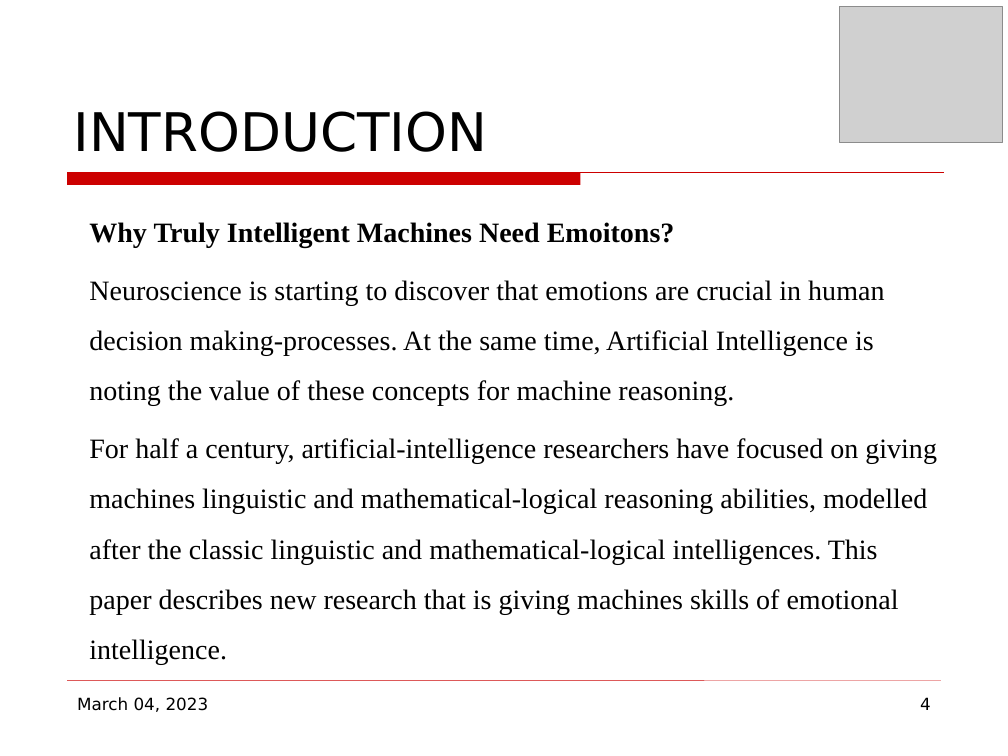
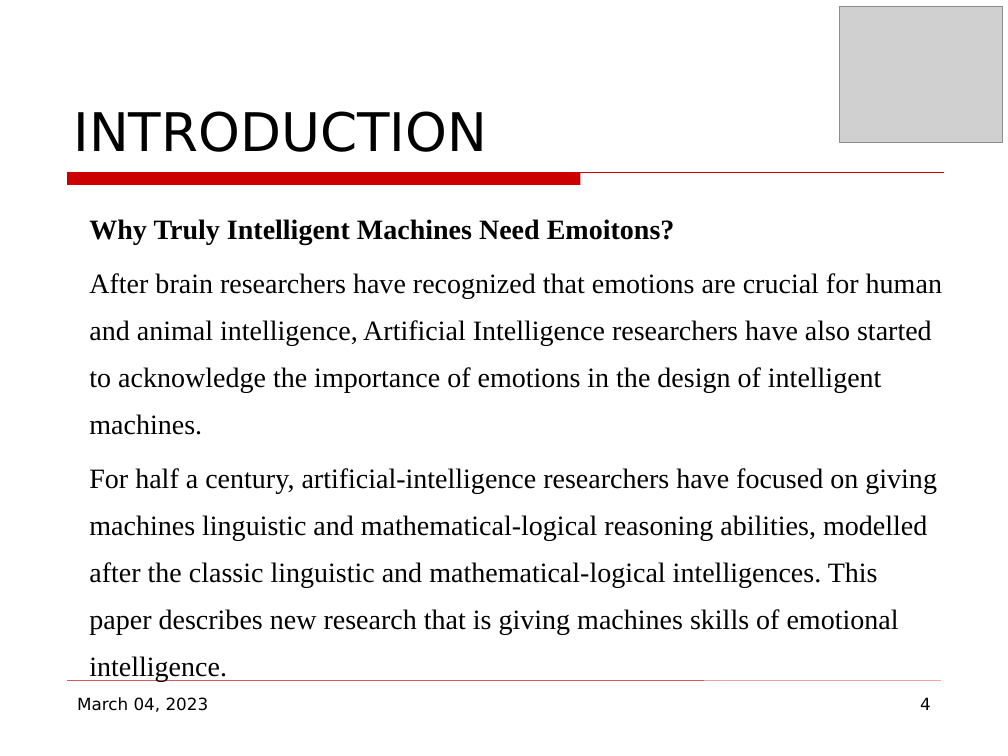
Before and after one commit to mohitlabs/Research, a slide deck: slide 4 of Emotionally Intelligent Machines(EIM's) & Sentiment Synthesis based on Ancient Vedic Astrology/Conference Paper.odp. Drawn at 1008x756 pixels with LibreOffice and Linux fonts; fonts in the diff are those of the drawing; grey boxes stand for pictures; background and template pictures are left out. Boxes give left, top, right and bottom in pixels: in the first picture for what was removed or moved away, otherwise in the second. Text is boxed around its words. In the diff, an @@ line names an element or a change of style, - is before the commit and + after.

```diff
--- a/Emotionally Intelligent Machines(EIM's) & Sentiment Synthesis based on Ancient Vedic Astrology/Conference Paper.odp
+++ b/Emotionally Intelligent Machines(EIM's) & Sentiment Synthesis based on Ancient Vedic Astrology/Conference Paper.odp
@@ text at (89,219,937,682): line spacing 1.5 to 1.4 @@
@@ text at (89,273,942,435): text changed @@
-Neuroscience is starting to discover that emotions are crucial in human decision making-processes. At the same time, Artificial Intelligence is noting the value of these concepts for machine reasoning.
+After brain researchers have recognized that emotions are crucial for human and animal intelligence, Artificial Intelligence researchers have also started to acknowledge the importance of emotions in the design of intelligent machines.
```
Also in this commit, not shown: 7 other slides changed, 3 slides added, 6 slides removed, 2 other files.
